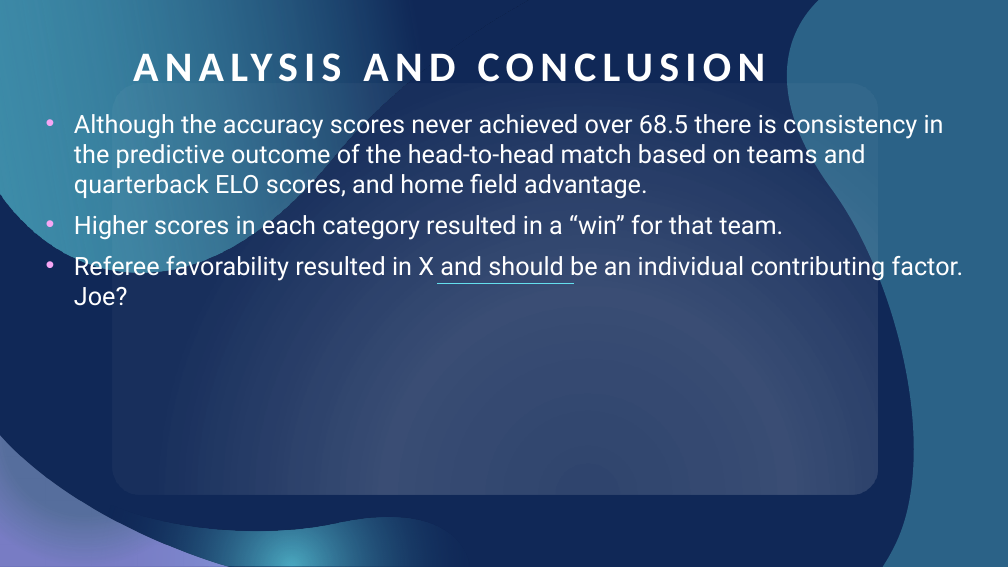
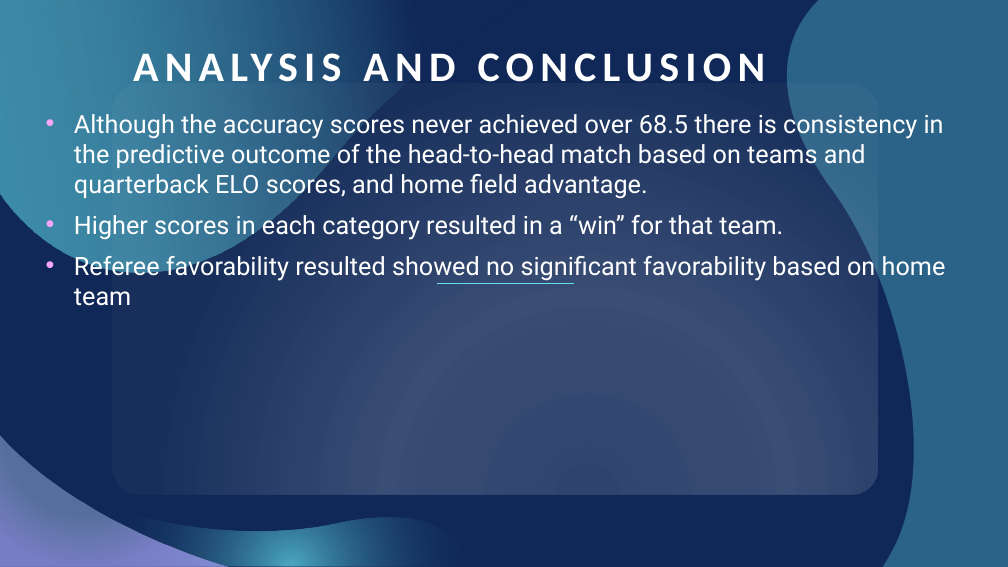
Before and after one commit to itsakcode/healthcare_project, a slide deck: slide 23 of Project_2_Presentation.pptx. Drawn at 1008x567 pixels with LibreOffice and Linux fonts; fonts in the diff are those of the drawing. Boxes give left, top, right and bottom in pixels: in the first picture for what was removed or moved away, otherwise in the second. Text is boxed around its words. In the diff, an @@ line names an element or a change of style, - is before the commit and + after.

Commit message:
Referee Analysis

```diff
--- a/Project_2_Presentation.pptx
+++ b/Project_2_Presentation.pptx
@@ text at [74, 252, 946, 306]: text changed @@
-• Referee favorability resulted in X and should be an individual contributing factor. Joe?
+• Referee favorability resulted showed no significant favorability based on home team
```
Also in this commit, not shown: 3 other slides changed, 3 slides added, 5 slides removed, 1 other file.
